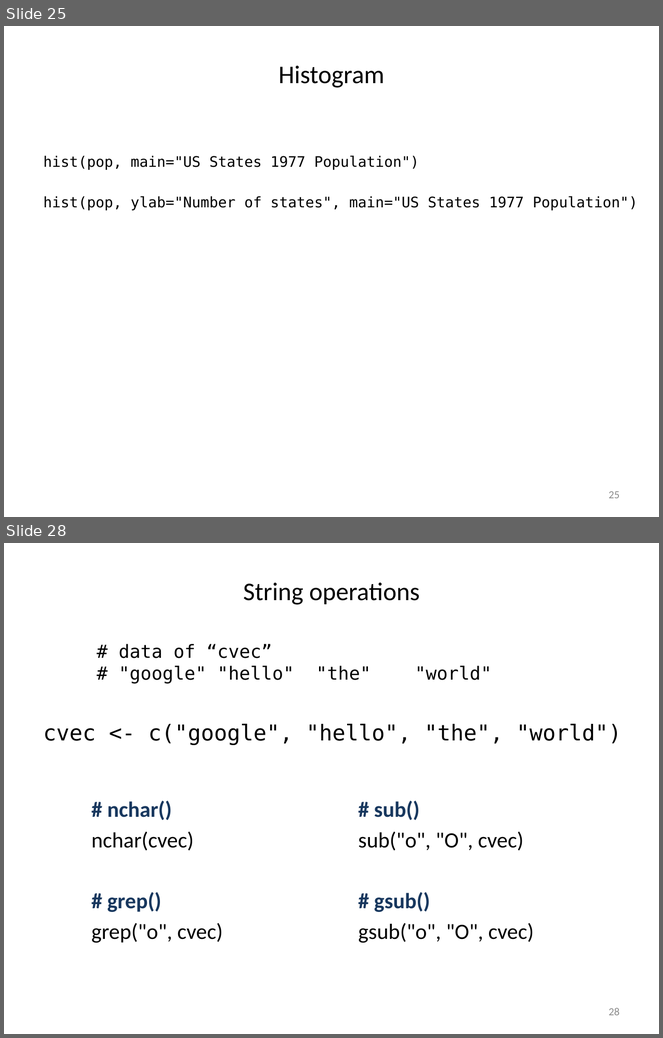
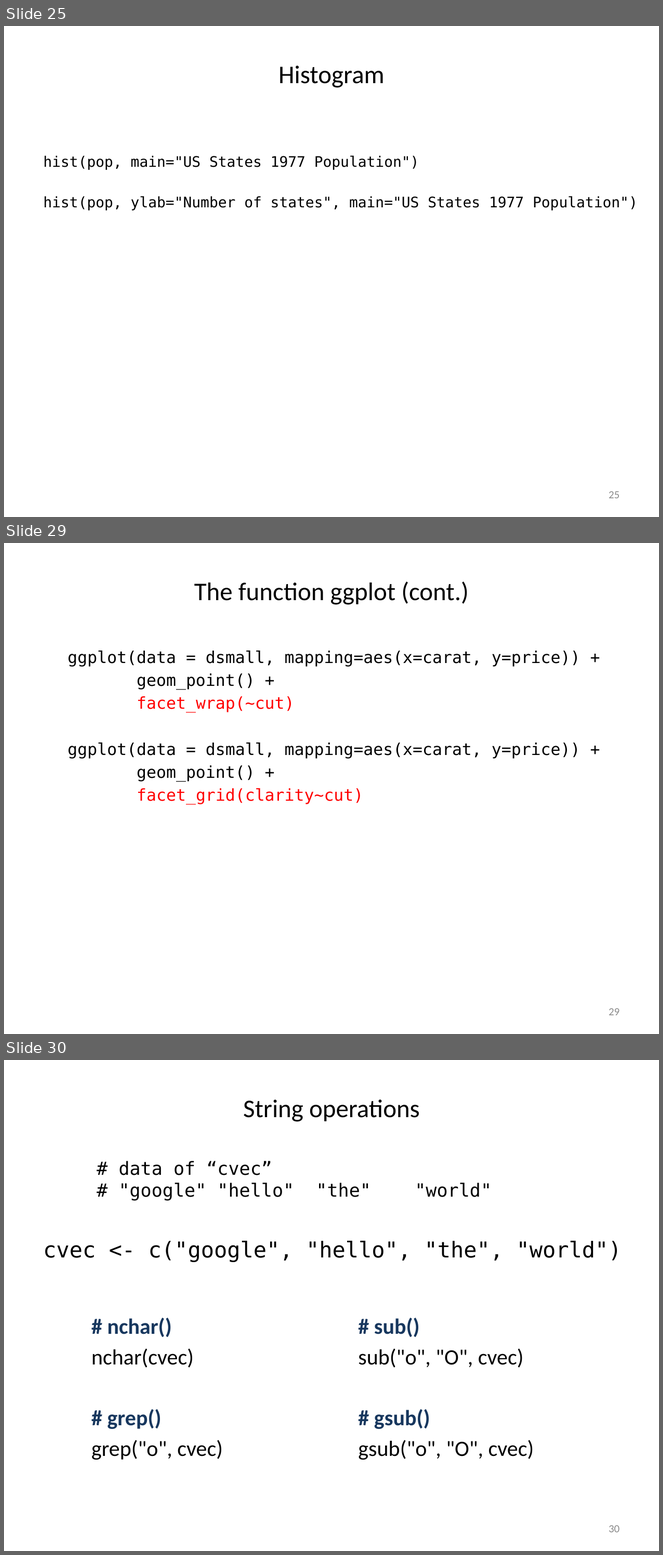
Before and after one commit to liu3zhenlab/teaching, a slide deck: PLPTH813Bioinformatis/2021/labs/lab03_R.pptx. Shown one above the other, each under a label of ours: slides 25 and 28 before the commit, slides 25, 29 and 30 after it; the slides between them are not shown. The pictures are 663x1038 and 663x1555 pixels, drawn with LibreOffice and Linux fonts; fonts in the diff are those of the drawing. Boxes give left, top, right and bottom in pixels: in the first picture for what was removed or moved away, otherwise in the second. Text is boxed around its words. In the diff, an @@ line names an element or a change of style, - is before the commit and + after.

```diff
--- a/PLPTH813Bioinformatis/2021/labs/lab03_R.pptx
+++ b/PLPTH813Bioinformatis/2021/labs/lab03_R.pptx
@@ slide 29 added at <box>4,543,659,1034</box>, background #FFFFFF @@
@@ title added at <box>194,581,469,605</box>, 28 pt, text #000000 @@
+The function ggplot (cont.)
@@ text added at <box>67,651,581,805</box>, 18 pt, text #000000 @@
+ggplot(data = dsmall, mapping=aes(x=carat, y=price)) +
+geom_point() +
+facet_wrap(~cut)
+ggplot(data = dsmall, mapping=aes(x=carat, y=price)) +
+geom_point() +
+facet_grid(clarity~cut)
@@ page number added at <box>609,1008,620,1016</box>, 12 pt, text #8C8C8C @@
+29
@@ what was slide 28 is now slide 30 @@
@@ page number at <box>609,1525,620,1533</box>: text changed @@
-28
+30
```
Also in this commit, not shown: 3 slides changed, 1 other slide added, 1 other file.
